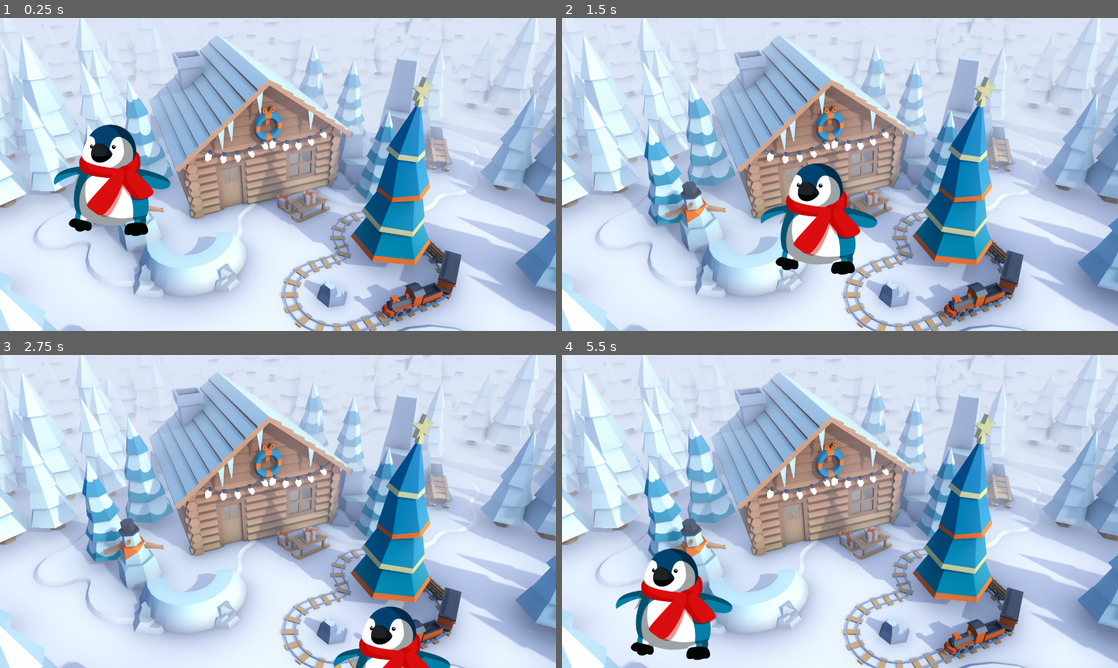
Above: before the commit, frames 1-4 (two rows, left to right).
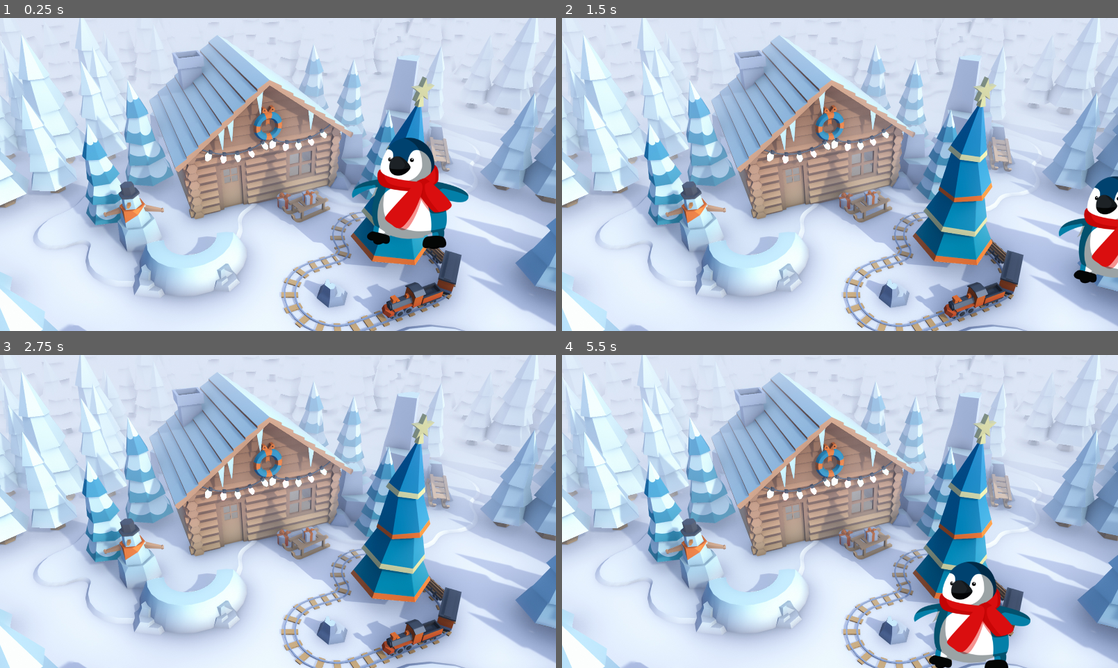
Above: after the commit, the same moments.

Repository: machen18/Mandy-Chen-Performance-Task-Senior-Final
Game: Godot game, scene res://world.tscn
Same seed, same stepped clock (60 frames per second), same inputs: the game is played once before the commit and once after it.
Inputs:
- Up to frame 1 (0.25 s): no input
- Up to frame 2 (1.5 s): tap Enter at 0.5 s; hold Right (move_right) 0.53-1.28 s; hold Down (move_down) from 1.28 s (still down)
- Up to frame 3 (2.75 s): release Down (move_down) at 2.03 s; hold Right (move_right) from 2.03 s (still down)
- Up to frame 4 (5.5 s): release Right (move_right) at 2.78 s; hold Up (move_up) 2.78-3.53 s; hold Left (move_left) 3.53-5.03 s; hold Down (move_down) from 5.03 s (still down)

The runs differ from the first frame. In frame 1, 8.0% of the frame differs, in the area x 9-85%, y 34-74%; in frame 2, 6.2%; in frame 3, 2.2%; in frame 4, 8.2%, in the area x 9-85%, y 61-100%.

Commit message:
enemy scene complete

Diff:
--- /dev/null
+++ b/enemy.tscn
@@ -0,0 +1,19 @@
+[gd_scene load_steps=3 format=3 uid="uid://ckq0xpnmd3e6b"]
+
+[ext_resource type="Texture2D" uid="uid://clwpo83yorvtm" path="res://assets/enemy.png" id="1_cqe66"]
+
+[sub_resource type="CapsuleShape2D" id="CapsuleShape2D_g6w0m"]
+radius = 106.0
+height = 318.0
+
+[node name="Enemy" type="RigidBody2D"]
+gravity_scale = 2.66454e-15
+
+[node name="Sprite2D" type="Sprite2D" parent="."]
+position = Vector2(219, 330)
+scale = Vector2(0.386768, 0.476401)
+texture = ExtResource("1_cqe66")
+
+[node name="CollisionShape2D" type="CollisionShape2D" parent="."]
+position = Vector2(211, 349)
+shape = SubResource("CapsuleShape2D_g6w0m")
--- a/player.tscn
+++ b/player.tscn
@@ -11,10 +11,10 @@
 script = ExtResource("1_y6hpp")
 
 [node name="Sprite2D" type="Sprite2D" parent="."]
-position = Vector2(232.25, 336)
+position = Vector2(850, 363)
 scale = Vector2(0.860313, 0.861111)
 texture = ExtResource("2_pfahw")
 
 [node name="CollisionShape2D" type="CollisionShape2D" parent="."]
-position = Vector2(229, 335)
+position = Vector2(845, 357)
 shape = SubResource("CapsuleShape2D_dlg10")
